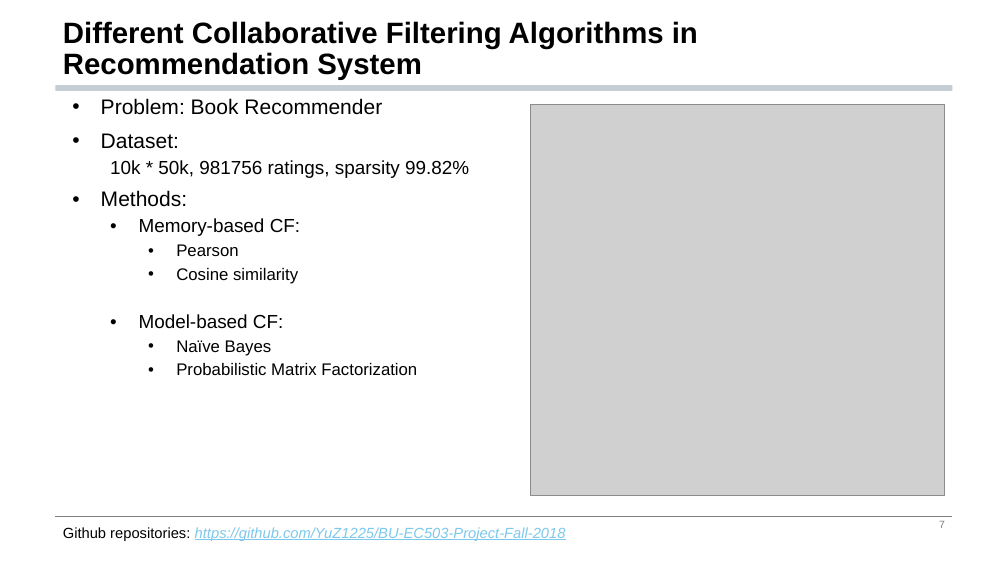
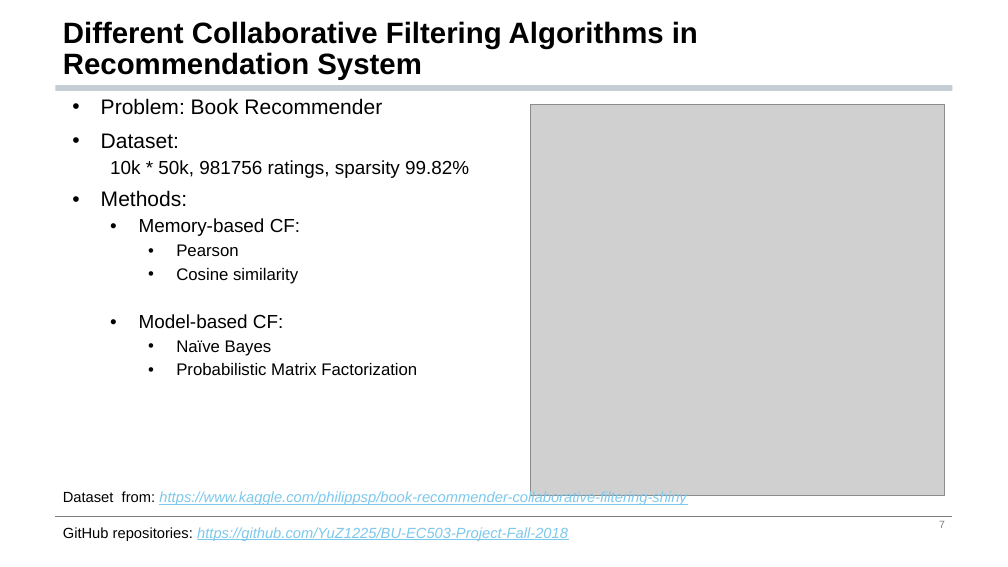
Before and after one commit to YuZ1225/Furiosa-Panel-Interview, a slide deck: slide 7 of Furiosa Panel Interview PPT/Furiosa Panel Interview.pptx. Drawn at 1008x567 pixels with LibreOffice and Linux fonts; fonts in the diff are those of the drawing; grey boxes stand for pictures. Boxes give left, top, right and bottom in pixels: in the first picture for what was removed or moved away, otherwise in the second. Text is boxed around its words. In the diff, an @@ line names an element or a change of style, - is before the commit and + after.

```diff
--- a/Furiosa Panel Interview PPT/Furiosa Panel Interview.pptx
+++ b/Furiosa Panel Interview PPT/Furiosa Panel Interview.pptx
@@ text added at (x1=63, y1=490, x2=686, y2=505), 14 pt, text #7DC8EB, italic, underline @@
+Dataset from: https://www.kaggle.com/philippsp/book-recommender-collaborative-filtering-shiny
@@ text at (x1=63, y1=527, x2=568, y2=541): text changed @@
-Github repositories: https://github.com/YuZ1225/BU-EC503-Project-Fall-2018
+GitHub repositories: https://github.com/YuZ1225/BU-EC503-Project-Fall-2018
```
Also in this commit, not shown: 7 other slides changed.
